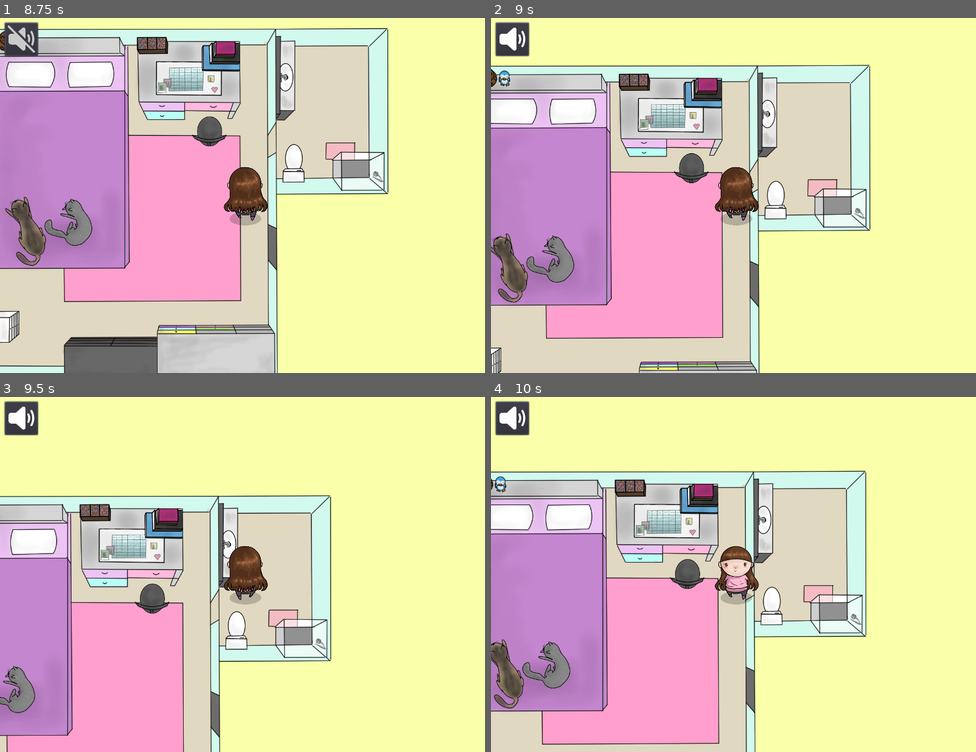
Above: before the commit, frames 1-4 (two rows, left to right).
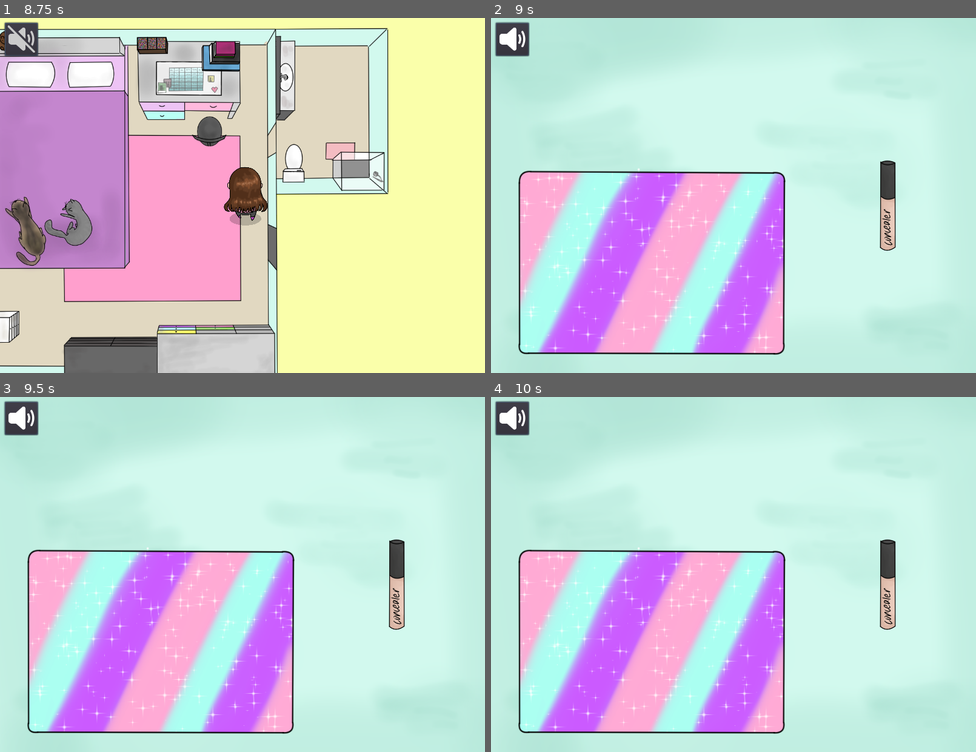
Above: after the commit, the same moments.

Repository: A-Walrus/Jessy
Game: Godot game, scene res://Scenes/Makeup.tscn
Two runs of this game, one before a commit and one after it. Both use one fixed random seed, a clock stepped at 60 frames per second and the inputs below. This scene is started directly instead of the project's main scene. Sound files missing from this copy of the repository are replaced by a short silence.
Inputs (mouse positions are in pixels of both pictures, inside the frame that each line leads up to):
- Up to frame 1 (8.75 s): tap Enter (ui_accept) at 0.5, 2, 2.3, 3.5, 4.25, 4.35, 4.52, 4.82, 6.05 s; drag from (397, 206) to (179, 174) at 0.52 s; drag from (145, 213) to (218, 266) at 1.27 s; move the mouse to (291, 117) at 2.02 s; press the mouse at (291, 117) at 2.03 s; release the mouse at (291, 117) at 2.75 s; click (19, 39) at 2.75 s; drag from (218, 266) to (97, 142) at 3.52 s; move the mouse to (388, 248) at 4.27 s; click (388, 248) at 4.42 s; tap Escape (escape) at 4.9 s; drag from (451, 227) to (373, 131) at 5.02 s; move the mouse to (53, 177) at 5.77 s; press the mouse at (53, 177) at 5.78 s; release the mouse at (53, 177) at 6.5 s; drag from (135, 291) to (271, 135) at 6.52 s; drag from (315, 323) to (286, 39) at 7.27 s; drag from (320, 64) to (242, 255) at 8.02 s
- Up to frame 2 (9 s): move the mouse to (777, 74) at 8.77 s; tap Enter (ui_accept) at 8.85 s; click (777, 74) at 8.92 s
- Up to frame 3 (9.5 s): no input
- Up to frame 4 (10 s): drag from (626, 535) to (495, 581) at 9.52 s

Frame 1 is identical in both runs. In frame 2, 90% of the frame differs, in the area x 0-100%, y 0-100%; in frame 3, 92%; in frame 4, 91%.

Commit message:
Makeup outfits

Diff:
--- a/Jessy/Art/Makeup/makeup_outfits/makeup_outfits.tres
+++ b/Jessy/Art/Makeup/makeup_outfits/makeup_outfits.tres
@@ -52,7 +52,7 @@
 "name": "Lipstick",
 "speed": 0.0
 }, {
-"frames": [ ExtResource( 19 ) ],
+"frames": [ ExtResource( 19 ), ExtResource( 19 ), ExtResource( 19 ) ],
 "loop": true,
 "name": "Blank",
 "speed": 5.0
--- a/Jessy/Art/Outfits/1.tres
+++ b/Jessy/Art/Outfits/1.tres
@@ -9,11 +9,6 @@
 
 [resource]
 animations = [ {
-"frames": [ ExtResource( 2 ) ],
-"loop": true,
-"name": "idle",
-"speed": 5.0
-}, {
 "frames": [ ExtResource( 4 ) ],
 "loop": true,
 "name": "bIdle",
@@ -28,4 +23,9 @@
 "loop": true,
 "name": "walk",
 "speed": 7.0
+}, {
+"frames": [ ExtResource( 2 ) ],
+"loop": true,
+"name": "idle",
+"speed": 5.0
 } ]
--- a/Jessy/Art/Outfits/2.tres
+++ b/Jessy/Art/Outfits/2.tres
@@ -1,11 +1,11 @@
 [gd_resource type="SpriteFrames" load_steps=7 format=2]
 
-[ext_resource path="res://Art/Temp/outfits/JESSY2.OUTFIT2.png" type="Texture" id=1]
-[ext_resource path="res://Art/Temp/outfits/JESSY2.WALKK.png" type="Texture" id=2]
-[ext_resource path="res://Art/Temp/outfits/20210114114839JESSY2.WALK2.png" type="Texture" id=3]
-[ext_resource path="res://Art/Temp/outfits/JESSY2.BACK2.png" type="Texture" id=4]
-[ext_resource path="res://Art/Temp/outfits/JESSY2.BACK1.png" type="Texture" id=5]
-[ext_resource path="res://Art/Temp/outfits/JESSY2.BACK.png" type="Texture" id=6]
+[ext_resource path="res://Art/Temp/outfits/JESSY2.OUTFIT3.png" type="Texture" id=1]
+[ext_resource path="res://Art/Temp/outfits/JESSY3.WALK2.png" type="Texture" id=2]
+[ext_resource path="res://Art/Temp/outfits/JESSY3.WALK1.png" type="Texture" id=3]
+[ext_resource path="res://Art/Temp/outfits/JESSY3.BACK1.png" type="Texture" id=4]
+[ext_resource path="res://Art/Temp/outfits/JESSY3.BACK2.png" type="Texture" id=5]
+[ext_resource path="res://Art/Temp/outfits/JESSY3.BACK.png" type="Texture" id=6]
 
 [resource]
 animations = [ {
@@ -19,12 +19,12 @@
 "name": "bIdle",
 "speed": 5.0
 }, {
-"frames": [ ExtResource( 5 ), ExtResource( 4 ) ],
+"frames": [ ExtResource( 4 ), ExtResource( 5 ) ],
 "loop": true,
 "name": "bWalk",
 "speed": 7.0
 }, {
-"frames": [ ExtResource( 2 ), ExtResource( 3 ) ],
+"frames": [ ExtResource( 3 ), ExtResource( 2 ) ],
 "loop": true,
 "name": "walk",
 "speed": 7.0
--- a/Jessy/Art/Outfits/3.tres
+++ b/Jessy/Art/Outfits/3.tres
@@ -1,31 +1,31 @@
 [gd_resource type="SpriteFrames" load_steps=7 format=2]
 
-[ext_resource path="res://Art/Temp/outfits/JESSY2.OUTFIT3.png" type="Texture" id=1]
-[ext_resource path="res://Art/Temp/outfits/JESSY3.WALK2.png" type="Texture" id=2]
-[ext_resource path="res://Art/Temp/outfits/JESSY3.WALK1.png" type="Texture" id=3]
-[ext_resource path="res://Art/Temp/outfits/JESSY3.BACK1.png" type="Texture" id=4]
-[ext_resource path="res://Art/Temp/outfits/JESSY3.BACK2.png" type="Texture" id=5]
-[ext_resource path="res://Art/Temp/outfits/JESSY3.BACK.png" type="Texture" id=6]
+[ext_resource path="res://Art/Temp/outfits/JESSY2.OUTFIT2.png" type="Texture" id=1]
+[ext_resource path="res://Art/Temp/outfits/20210114114839JESSY2.WALK2.png" type="Texture" id=2]
+[ext_resource path="res://Art/Temp/outfits/JESSY2.BACK.png" type="Texture" id=3]
+[ext_resource path="res://Art/Temp/outfits/JESSY2.BACK1.png" type="Texture" id=4]
+[ext_resource path="res://Art/Temp/outfits/JESSY2.WALKK.png" type="Texture" id=5]
+[ext_resource path="res://Art/Temp/outfits/JESSY2.BACK2.png" type="Texture" id=6]
 
 [resource]
 animations = [ {
+"frames": [ ExtResource( 3 ) ],
+"loop": true,
+"name": "bIdle",
+"speed": 5.0
+}, {
+"frames": [ ExtResource( 4 ), ExtResource( 6 ) ],
+"loop": true,
+"name": "bWalk",
+"speed": 7.0
+}, {
+"frames": [ ExtResource( 5 ), ExtResource( 2 ) ],
+"loop": true,
+"name": "walk",
+"speed": 7.0
+}, {
 "frames": [ ExtResource( 1 ) ],
 "loop": true,
 "name": "idle",
 "speed": 5.0
-}, {
-"frames": [ ExtResource( 6 ) ],
-"loop": true,
-"name": "bIdle",
-"speed": 5.0
-}, {
-"frames": [ ExtResource( 4 ), ExtResource( 5 ) ],
-"loop": true,
-"name": "bWalk",
-"speed": 7.0
-}, {
-"frames": [ ExtResource( 3 ), ExtResource( 2 ) ],
-"loop": true,
-"name": "walk",
-"speed": 7.0
 } ]
--- a/Jessy/Scenes/World.tscn
+++ b/Jessy/Scenes/World.tscn
@@ -619,6 +619,7 @@
 [node name="Sink" parent="." instance=ExtResource( 2 )]
 position = Vector2( 110.252, -432.719 )
 scale = Vector2( 0.432, 1.404 )
+scene = "Makeup"
 
 [node name="Desk" parent="." instance=ExtResource( 2 )]
 position = Vector2( -141.273, -446.016 )
--- a/Jessy/Scripts/Tools.gd
+++ b/Jessy/Scripts/Tools.gd
@@ -5,7 +5,7 @@
 var grabbed_offset = Vector2()
 var onface = false;
 var steps = ["Blank", "Concealer","Powder","Blush","Lipstick","Eyeliner","Mascara","Blank"]
-var outfit = 1
+var outfit = Globals.outfit
 var step = 1
 
 
@@ -24,6 +24,7 @@
 		if(step < 7):
 			get_child(0).animation = steps[step+1] #str(steps[step+1])
 			get_node("../Jessy/Jessy").animation = steps[step]
+			get_node("../Jessy/Jessy").frame = outfit
 			step = step + 1
 
 func _on_Jessy_body_entered(body):
